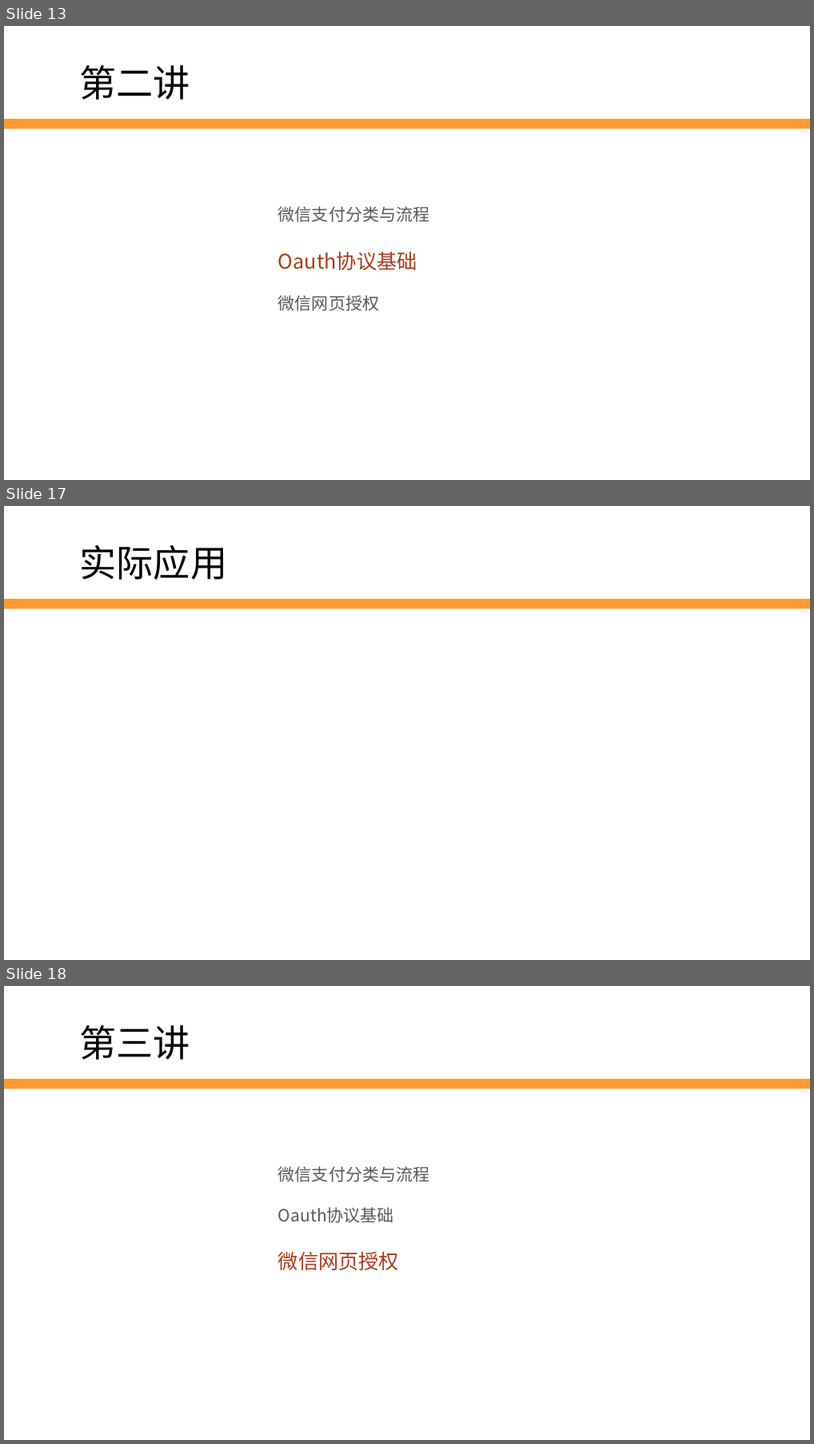
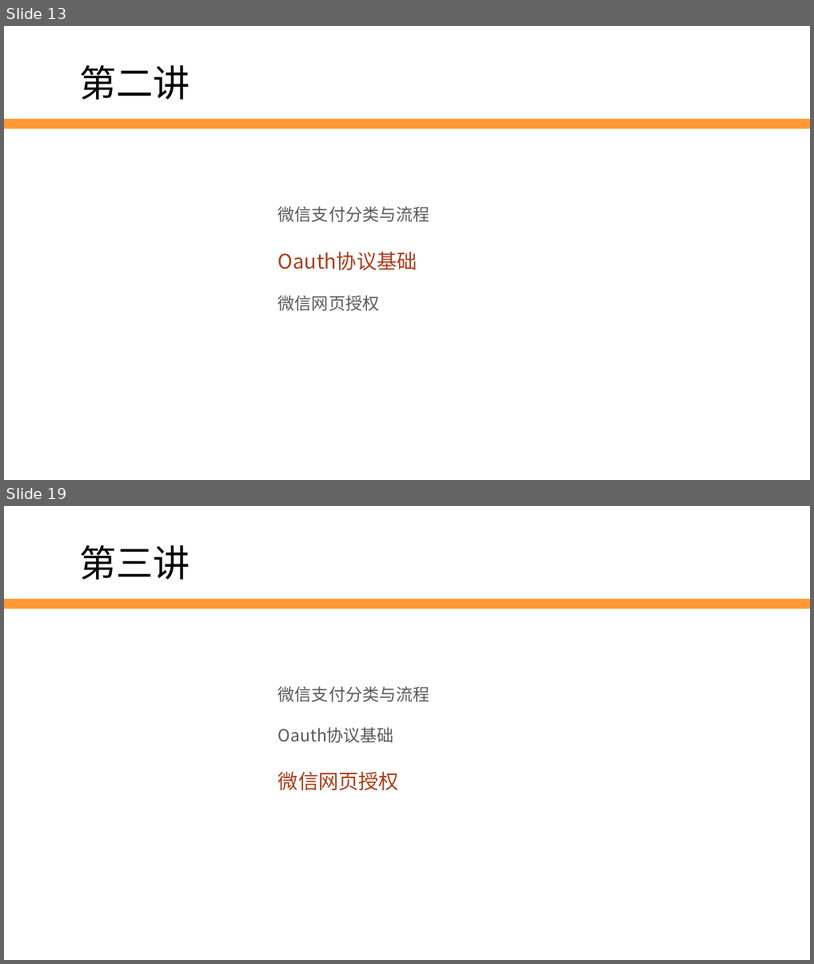
Before and after one commit to edu2act/2017-2018_1st_Wechat_Web_Programming, a slide deck: 课程ppt/第11讲 微信支付与Oauth授权.pptx. Shown one above the other, each under a label of ours: slides 13, 17 and 18 before the commit, slides 13 and 19 after it; the slides between them are not shown. The pictures are 814x1444 and 814x964 pixels, drawn with LibreOffice and Linux fonts; fonts in the diff are those of the drawing; background and template pictures are left out. Boxes give left, top, right and bottom in pixels: in the first picture for what was removed or moved away, otherwise in the second. Text is boxed around its words. In the diff, an @@ line names an element or a change of style, - is before the commit and + after.

```diff
--- a/课程ppt/第11讲 微信支付与Oauth授权.pptx
+++ b/课程ppt/第11讲 微信支付与Oauth授权.pptx
@@ slide 17 removed at <box>4,506,810,960</box>, background #FFFFFF; not listed: 1 template element that a slide beside it also shows @@
@@ text removed at <box>80,545,228,580</box> @@
-实际应用
@@ what was slide 18 is now slide 19 @@
```
Also in this commit, not shown: 3 slides changed, 3 slides added, 1 other slide removed, 2 other files.
